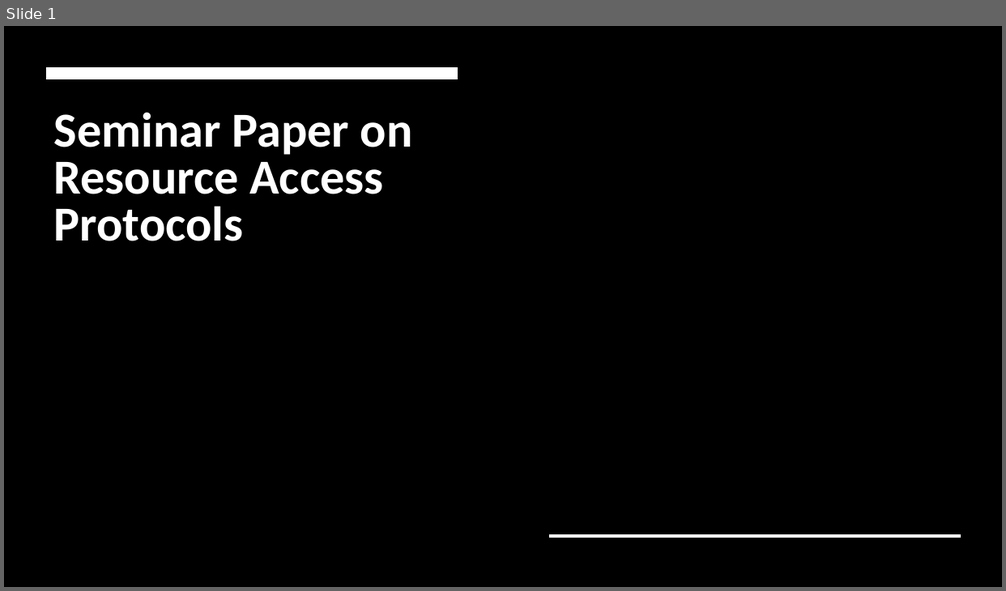
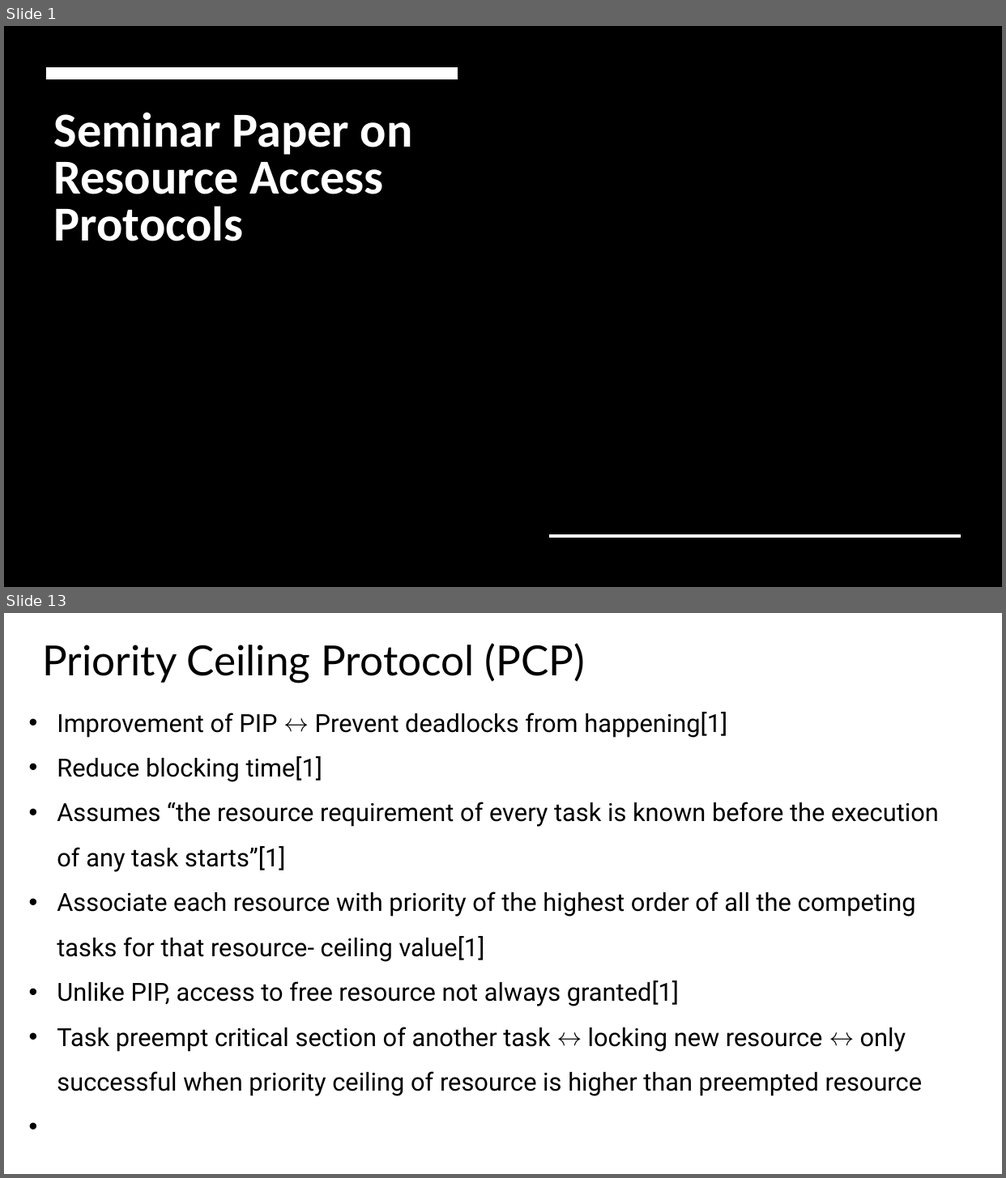
Before and after one commit to raihan4hshl/RTS_seminar, a slide deck: Seminar Paper on Resource Access Protocols.odp. Shown one above the other, each under a label of ours: slide 1 before the commit, slides 1 and 13 after it; the slides between them are not shown. The pictures are 1006x591 and 1006x1178 pixels, drawn with LibreOffice and Linux fonts; fonts in the diff are those of the drawing; background and template pictures are left out. Boxes give left, top, right and bottom in pixels: in the first picture for what was removed or moved away, otherwise in the second. Text is boxed around its words. In the diff, an @@ line names an element or a change of style, - is before the commit and + after.

```diff
--- a/Seminar Paper on Resource Access Protocols.odp
+++ b/Seminar Paper on Resource Access Protocols.odp
@@ slide 13 added at bbox=[4, 613, 1002, 1174], background #FFFFFF @@
@@ text added at bbox=[43, 643, 585, 683], 40 pt, text #000000 @@
+Priority Ceiling Protocol (PCP)
@@ text added at bbox=[57, 712, 939, 1097], 24 pt, text #000000 @@
+• Improvement of PIP ↔ Prevent deadlocks from happening[1]
+• Reduce blocking time[1]
+• Assumes “the resource requirement of every task is known before the execution of any task starts”[1]
+• Associate each resource with priority of the highest order of all the competing tasks for that resource- ceiling value[1]
+• Unlike PIP, access to free resource not always granted[1]
+• Task preempt critical section of another task ↔ locking new resource ↔ only successful when priority ceiling of resource is higher than preempted resource
```
Also in this commit, not shown: 5 slides changed, 12 other slides added.
